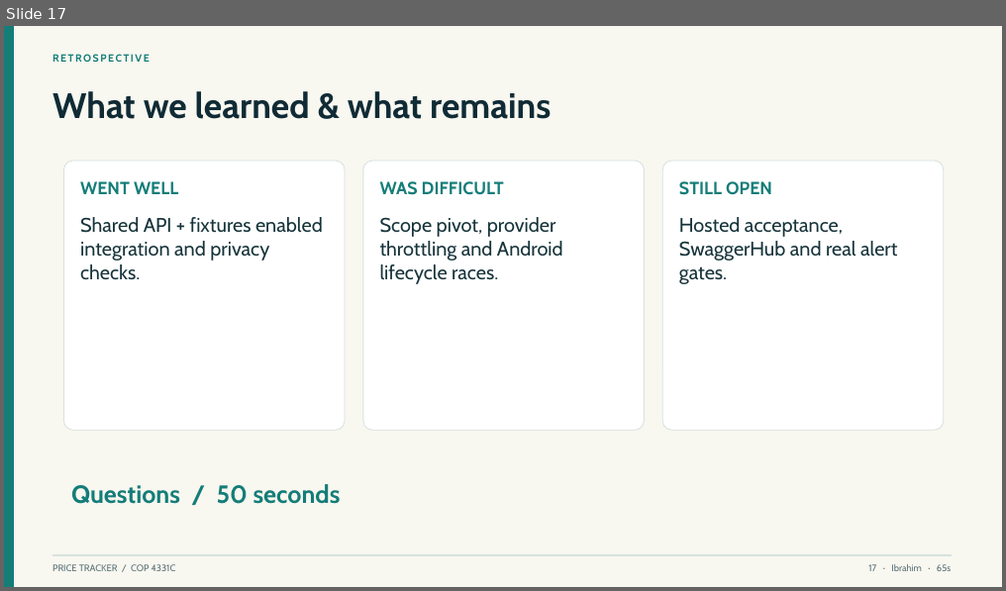
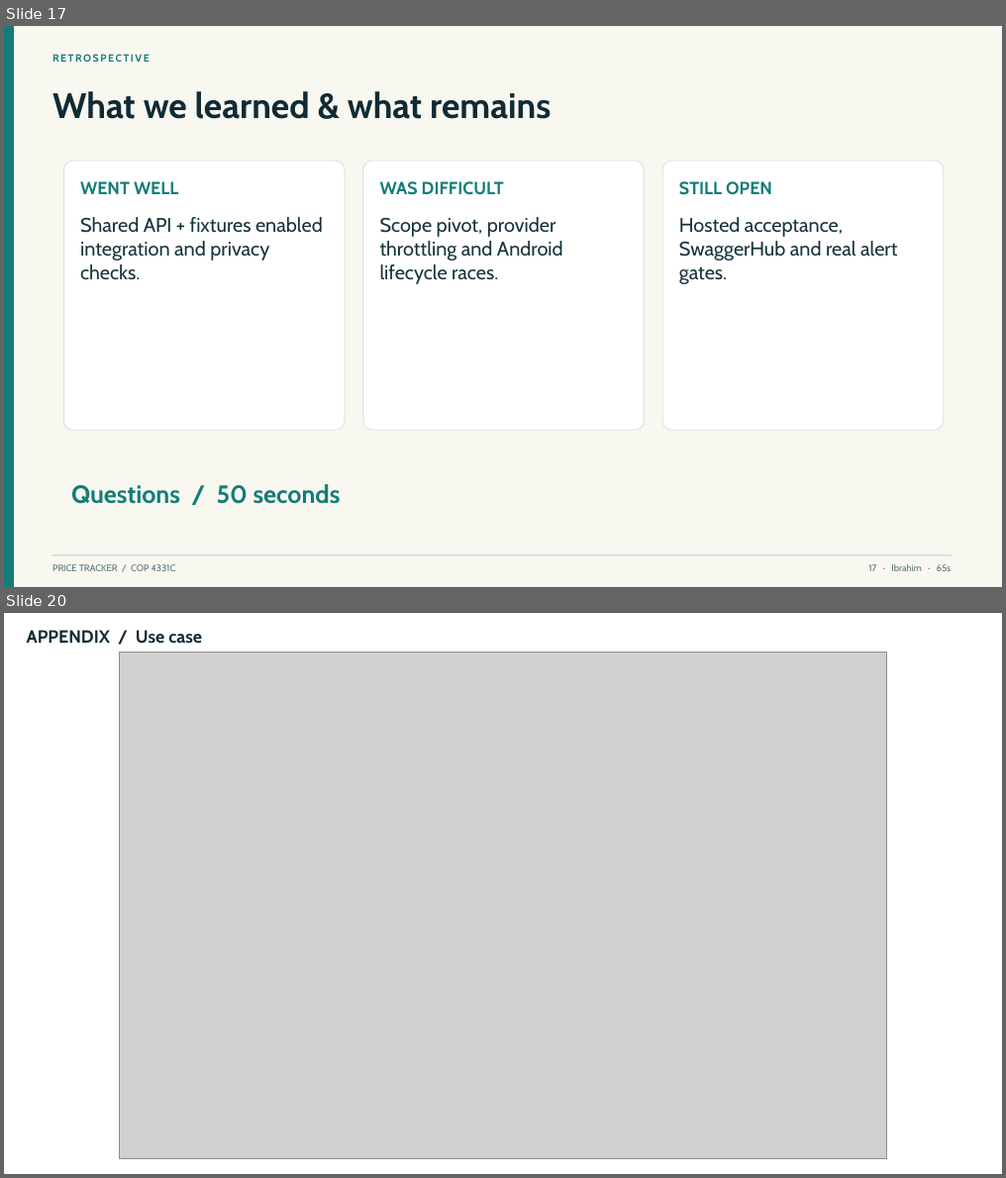
Before and after one commit to aluciencozy/price-tracker, a slide deck: docs/presentation/price-tracker.pptx. Shown one above the other, each under a label of ours: slide 17 before the commit, slides 17 and 20 after it; the slides between them are not shown. The pictures are 1006x591 and 1006x1178 pixels, drawn with LibreOffice and Linux fonts; fonts in the diff are those of the drawing; grey boxes stand for pictures. Boxes give left, top, right and bottom in pixels: in the first picture for what was removed or moved away, otherwise in the second. Text is boxed around its words. In the diff, an @@ line names an element or a change of style, - is before the commit and + after.

```diff
--- a/docs/presentation/price-tracker.pptx
+++ b/docs/presentation/price-tracker.pptx
@@ slide 20 added at bbox=[4, 613, 1002, 1174], background #FFFFFF @@
@@ text added at bbox=[27, 630, 202, 644], 17 pt, text #102B35, bold @@
+APPENDIX / Use case
@@ picture added at bbox=[119, 652, 887, 1159] @@
```
Also in this commit, not shown: 4 slides changed, 7 other slides added, 2 slides removed, 4 other files.
